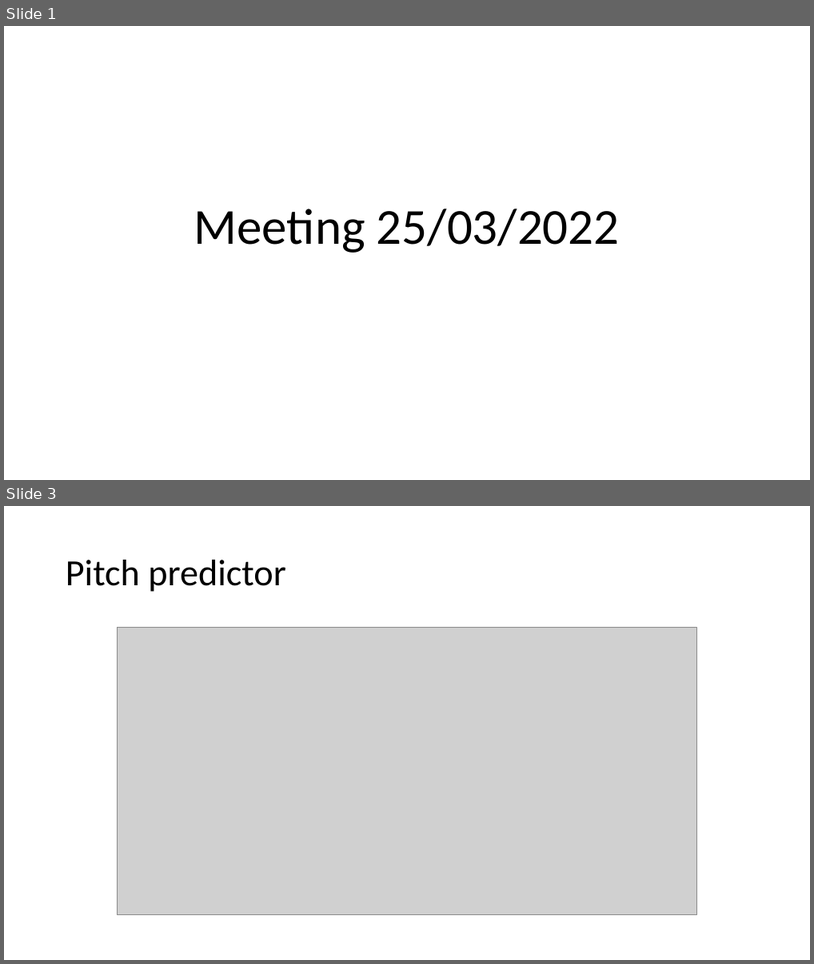
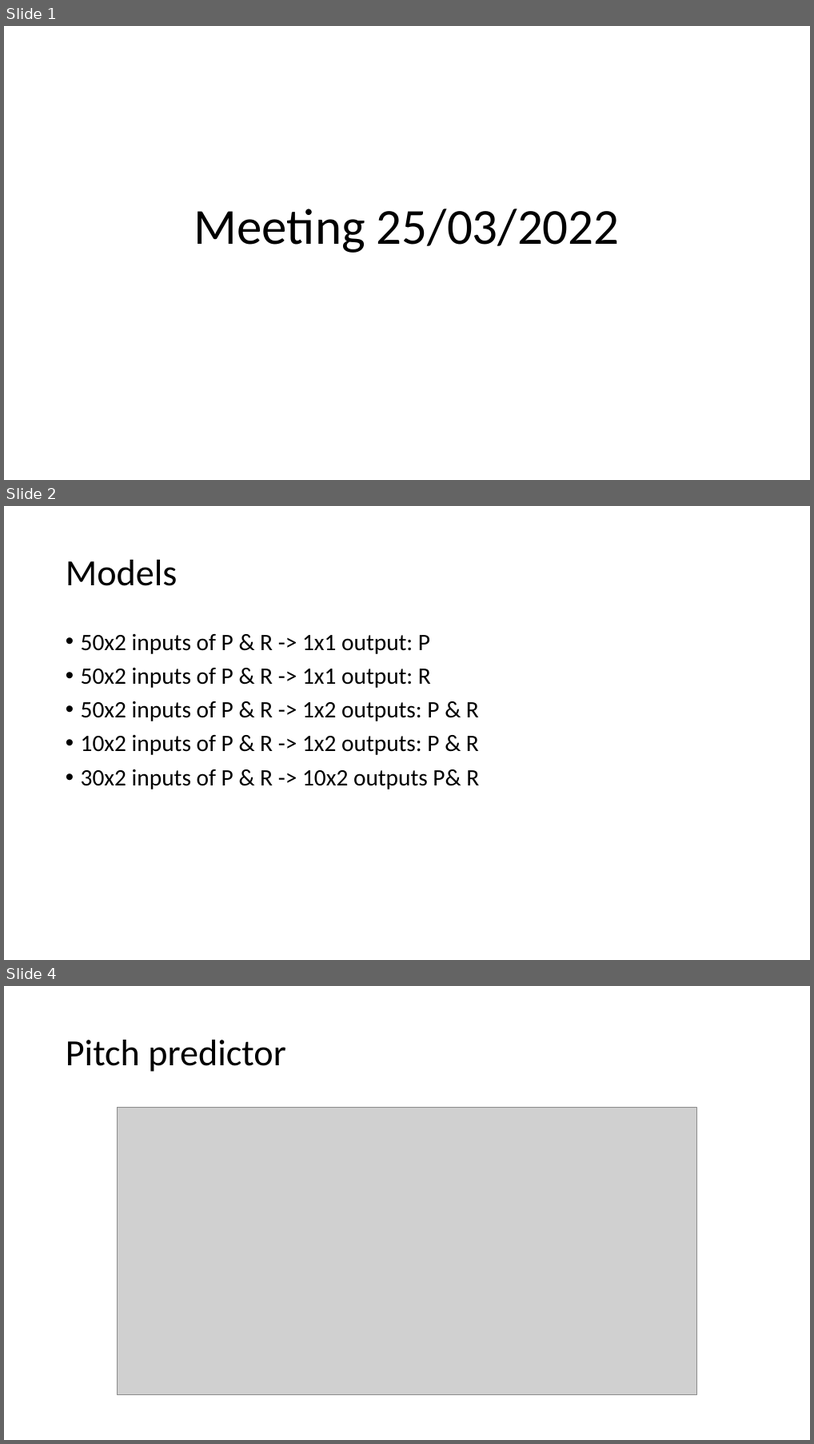
Before and after one commit to lancedw/3D-state-prediction-for-surface-vessels-using-IMU-data-and-images, a slide deck: Documentation/Presentations/Meeting 25-03-22.pptx. Shown one above the other, each under a label of ours: slides 1 and 3 before the commit, slides 1, 2 and 4 after it; the slides between them are not shown. The pictures are 814x964 and 814x1444 pixels, drawn with LibreOffice and Linux fonts; fonts in the diff are those of the drawing; grey boxes stand for pictures. Boxes give left, top, right and bottom in pixels: in the first picture for what was removed or moved away, otherwise in the second. Text is boxed around its words. In the diff, an @@ line names an element or a change of style, - is before the commit and + after.

Commit message:
testing PR model with diff seq length

```diff
--- a/Documentation/Presentations/Meeting 25-03-22.pptx
+++ b/Documentation/Presentations/Meeting 25-03-22.pptx
@@ slide 2 added at (4, 506, 810, 960), background #FFFFFF @@
@@ title added at (66, 560, 178, 586), 44 pt, text #000000 @@
+Models
@@ text added at (81, 634, 479, 789), 28 pt, text #000000 @@
+• 50x2 inputs of P & R -> 1x1 output: P
+• 50x2 inputs of P & R -> 1x1 output: R
+• 50x2 inputs of P & R -> 1x2 outputs: P & R
+• 10x2 inputs of P & R -> 1x2 outputs: P & R
+• 30x2 inputs of P & R -> 10x2 outputs P& R
@@ what was slide 3 is now slide 4 @@
```
Also in this commit, not shown: 2 slides changed, 13 other slides added, 9 other files.
